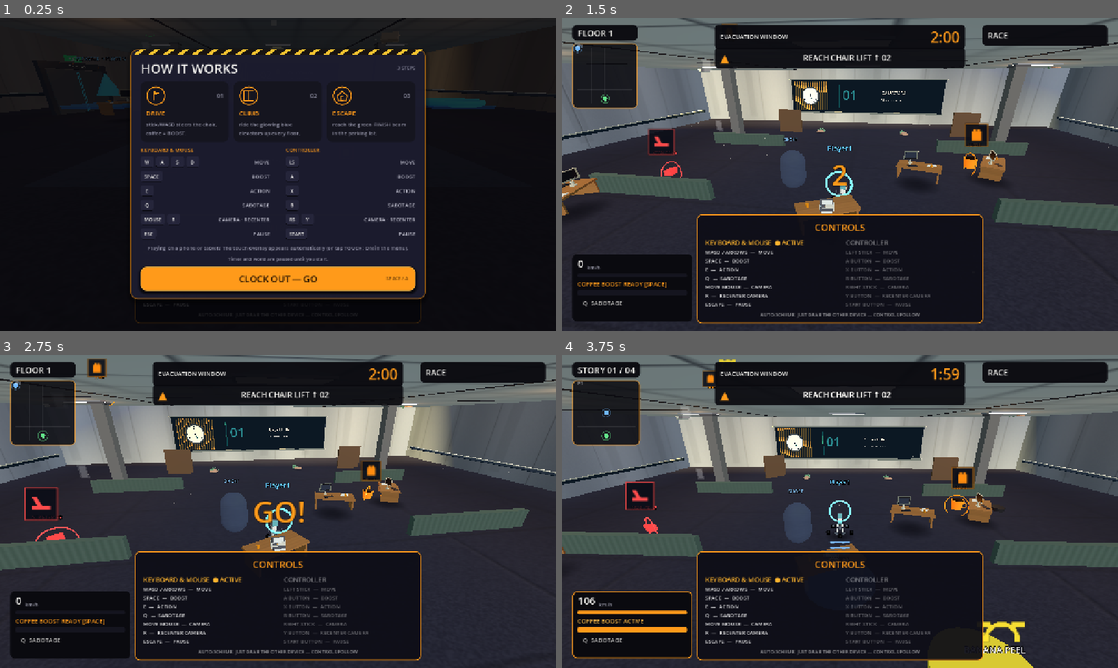
Above: before the commit, frames 1-4 (two rows, left to right).
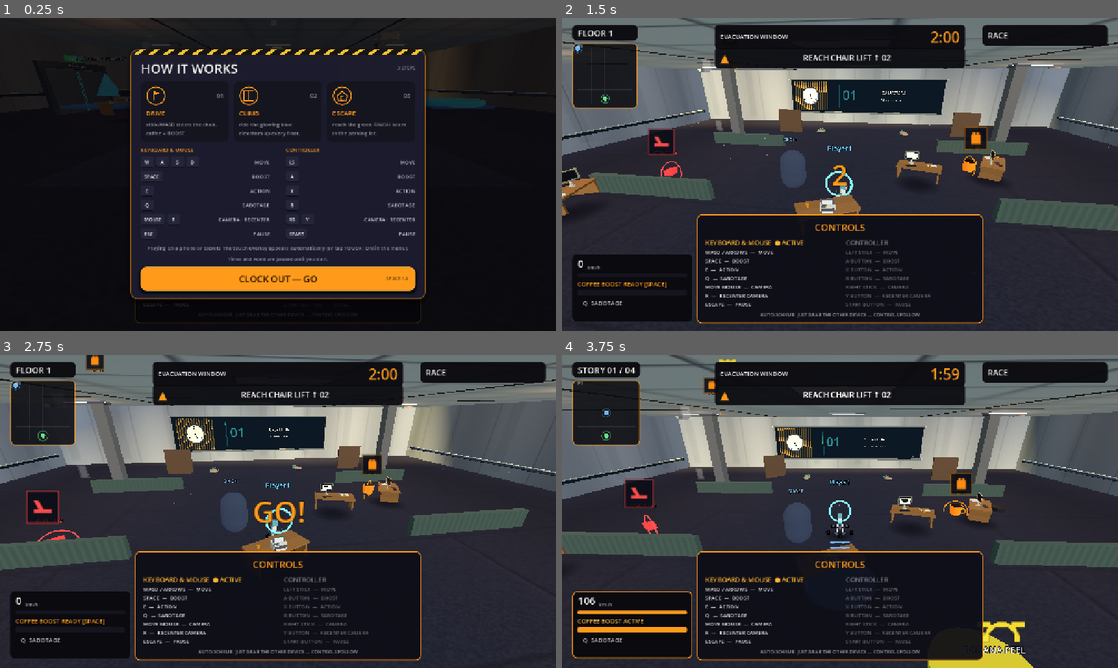
Above: after the commit, the same moments.

Repository: jiracipika/friday-evacuation
Game: Godot game, scene res://scenes/Evacuation.tscn
Same seed, same stepped clock (60 frames per second), same inputs: the game is played once before the commit and once after it. This scene is started directly instead of the project's main scene.
Inputs (mouse positions are in pixels of both pictures, inside the frame that each line leads up to):
- Up to frame 1 (0.25 s): no input
- Up to frame 2 (1.5 s): click "CLOCK OUT — GO" at 0.5 s; tap Enter (ui_accept) at 1.25 s; move the mouse to (867, 174) at 1.27 s; hold W (move_forward) from 1.28 s (still down); hold E (action) from 1.28 s (still down); click (867, 174) at 1.42 s
- Up to frame 3 (2.75 s): keep holding W (move_forward); tap Enter (ui_accept) at 1.52, 1.82, 2.27, 2.57 s; move the mouse to (250, 511) at 2.02 s; release E (action) at 2.03 s; tap Space (boost) at 2.1 s
- Up to frame 4 (3.75 s): keep holding W (move_forward); move the mouse to (851, 505) at 2.77 s; hold R (recenter_camera) 2.78-3.53 s; move the mouse to (834, 517) at 3.52 s; tap Q (sabotage) at 3.6 s; click (834, 517) at 3.67 s

The runs differ from the first frame. In frame 1, less than 0.1% of the frame differs, in the area x 19-23%, y 22-28%; in frame 2, 0.5%; in frame 3, 1.2%, in the area x 4-72%, y 0-63%; in frame 4, 1.0%.

Commit message:
art: lighting direction — warm exit/power-up pools, stairwell cool tint, flickering troffer pulse (Enhanced-gated)

Diff:
--- a/scripts/ArtLightingTest.gd
+++ b/scripts/ArtLightingTest.gd
@@ -38,6 +38,154 @@
 		check(maximum - minimum > 0.15, "floor %d has deliberate light hierarchy" % floor_y)
 		check(safe, "floor %d local pools have bounded range and no shadows" % floor_y)
 	check(total == 36, "no added ceiling lights")
+
+	# --- ART DIRECTION GATE: OFF pins the pre-slice scene ----------------
+	# Standard/LOW must render identically to before the slice: no warm-pool
+	# containers anywhere and exact base grid colors restored on floor 3.
+	scene.set_art_direction_lighting(false)
+	await process_frame
+	var pools_off := 0
+	for child in scene.get_children():
+		if String(child.name).begins_with("ArtPools_F"):
+			pools_off += 1
+	check(pools_off == 0, "gate OFF removes every ArtPools container")
+	var tint_restored := true
+	var stair_group: Node = scene.get_node("CeilingLights_12")
+	for light in stair_group.find_children("*", "OmniLight3D", true, false):
+		if light.has_meta("base_color") \
+				and (light as OmniLight3D).light_color != (light.get_meta("base_color") as Color):
+			tint_restored = false
+	check(tint_restored, "gate OFF restores exact stairwell base colors")
+
+	# --- ART DIRECTION GATE: ON builds the cull-registered warm pools ----
+	scene.set_art_direction_lighting(true)
+	await process_frame
+	var pools_on := 0
+	for child in scene.get_children():
+		if String(child.name).begins_with("ArtPools_F"):
+			pools_on += 1
+	check(pools_on == 4, "gate ON builds one ArtPools container per floor")
+	var cull_registered := true
+	for floor_index in range(4):
+		var found := false
+		for node in scene._floor_groups.get(floor_index, []):
+			if String(node.name).begins_with("ArtPools_F"):
+				found = true
+		cull_registered = cull_registered and found
+	check(cull_registered, "ArtPools containers ride the floor culling groups")
+	var art_lights: Array = []
+	for floor_index in range(4):
+		var pools: Node = scene.get_node("ArtPools_F%d" % floor_index)
+		art_lights.append_array(pools.find_children("*", "OmniLight3D", true, false))
+	var expected_pools := 3  # one warm pool per portal EXIT sign
+	for pu in scene._pickups:
+		if is_instance_valid(pu):
+			expected_pools += 1
+	check(art_lights.size() == expected_pools,
+		"one pool per EXIT sign + per live pickup (%d == %d)" % [art_lights.size(), expected_pools])
+	var pool_safe := true
+	var pool_warm := true
+	for light in art_lights:
+		var l := light as OmniLight3D
+		pool_safe = pool_safe and not l.shadow_enabled and l.omni_range <= 5.0
+		pool_warm = pool_warm and l.light_color.r > l.light_color.b
+	check(pool_safe, "art pools are small-range and shadow-free")
+	check(pool_warm, "art pools read warm (guide-light language)")
+	# Warm pool per pickup must sit at the pickup's spawn XZ (it never moves
+	# in XZ), pendant-height over the carpet — not orbiting with the bobbing
+	# pickup and not saturating the texels directly beneath it.
+	var pickup_pool_ok := true
+	for pu in scene._pickups:
+		if not is_instance_valid(pu):
+			continue
+		var matched := false
+		for light in art_lights:
+			var l := light as OmniLight3D
+			var dxz := Vector2(l.position.x, l.position.z).distance_to(Vector2(pu.position.x, pu.position.z))
+			if dxz < 0.6 and absf(l.position.y - (float(pu.get("base_y")) + 0.9)) < 0.1:
+				matched = true
+		pickup_pool_ok = pickup_pool_ok and matched
+	check(pickup_pool_ok, "every pickup has its warm pool at the spawn XZ")
+
+	# --- STAIRWELL COOL TINT (Enhanced only) -----------------------------
+	# Colors shift cooler on floor 3's grid; energies stay put so the
+	# deliberate hierarchy survives (checked live, same frame — the random
+	# flicker pulse only ever touches energy, never color).
+	var tinted := 0
+	for light in stair_group.find_children("*", "OmniLight3D", true, false):
+		if not light.has_meta("base_color"):
+			continue
+		if (light as OmniLight3D).light_color != (light.get_meta("base_color") as Color):
+			tinted += 1
+		var cooler := (light as OmniLight3D).light_color
+		var base := light.get_meta("base_color") as Color
+		if (light as OmniLight3D).light_color != base:
+			# Cooler = warm red pulled down, blue never pulled down (lane
+			# lights start at b=1.0, so blue can only hold or rise).
+			check(cooler.r < base.r and cooler.b >= base.b,
+				"stairwell tint moves toward blue on role %s" % String(light.get_meta("light_role")))
+	check(tinted > 0, "gate ON tints the stairwell grid cooler")
+	var other_floor_groups_cool := true
+	for floor_y in [0, 6, 18]:
+		for light in scene.get_node("CeilingLights_%d" % floor_y).find_children("*", "OmniLight3D", true, false):
+			if light.has_meta("base_color") \
+					and (light as OmniLight3D).light_color != (light.get_meta("base_color") as Color):
+				other_floor_groups_cool = false
+	check(other_floor_groups_cool, "tint never leaks onto office floors")
+
+	# --- FLICKER MATCHED PULSE (world-density pass wiring, pinned here) --
+	# The flicker is NOT emissive-only: every flagged troffer must have a
+	# sibling grid OmniLight at the same XZ for _tick_light_flicker to dim
+	# in rhythm (one flickering troffer per floor minimum, one light each).
+	var flicker_wired := true
+	var flicker_floors := {}
+	for floor_y in [0, 6, 12, 18]:
+		var group: Node = scene.get_node("CeilingLights_%d" % floor_y)
+		for panel in group.find_children("*", "MeshInstance3D", true, false):
+			if not panel.has_meta("flicker"):
+				continue
+			flicker_floors[floor_y] = true
+			var panel_xz := Vector2(panel.position.x, panel.position.z)
+			var has_sibling := false
+			for candidate in group.find_children("*", "OmniLight3D", true, false):
+				if Vector2(candidate.position.x, candidate.position.z).distance_to(panel_xz) < 0.5:
+					has_sibling = true
+			flicker_wired = flicker_wired and has_sibling
+	check(flicker_wired, "every flicker troffer has a matched grid light at its XZ")
+	check(flicker_floors.size() == 4, "each floor has at least one flicker troffer")
+
+	# --- LIVE FLICKER PULSE: the matched OmniLight really dips -----------
+	# Force an event (_flicker_t <= 0 makes the next tick fire) and sample
+	# grid-light energies across the pulse window with WALL timers — headless
+	# frame counts accumulate almost no wall time, so timers are the only
+	# honest clock for the tween-driven pulse.
+	var all_grid_lights: Array = []
+	var base_energies := {}
+	for floor_y in [0, 6, 12, 18]:
+		for light in scene.get_node("CeilingLights_%d" % floor_y).find_children("*", "OmniLight3D", true, false):
+			all_grid_lights.append(light)
+			base_energies[light.get_instance_id()] = (light as OmniLight3D).light_energy
+	scene._flicker_t = 0.0
+	scene._tick_light_flicker(0.016)
+	var min_energies := {}
+	for light in all_grid_lights:
+		min_energies[light.get_instance_id()] = (light as OmniLight3D).light_energy
+	for i in range(16):
+		await create_timer(0.04).timeout
+		for light in all_grid_lights:
+			var id: int = light.get_instance_id()
+			min_energies[id] = minf(min_energies[id], (light as OmniLight3D).light_energy)
+	var dipped := false
+	for light in all_grid_lights:
+		var id: int = light.get_instance_id()
+		dipped = dipped or min_energies[id] < float(base_energies[id]) * 0.5
+	check(dipped, "flicker pulse dips a matched OmniLight to half energy")
+	var restored := true
+	for light in all_grid_lights:
+		var id: int = light.get_instance_id()
+		restored = restored and absf((light as OmniLight3D).light_energy - float(base_energies[id])) < 0.01
+	check(restored, "flicker pulse restores every grid light's base energy")
+
 	scene.queue_free()
 	await process_frame
 	print("ArtLightingTest: %d checks, %d failures" % [checks, failures])
--- a/scripts/Evacuation.gd
+++ b/scripts/Evacuation.gd
@@ -53,6 +53,20 @@
 const CULL_HIDE_DISTANCE_FLOORS := 2
 const CULL_LIGHT_DISTANCE_FLOORS := 1
 
+## LIGHTING ART DIRECTION (Enhanced-only): warm guide pools + stairwell
+## cool tint. Standard/LOW must render the pre-slice look EXACTLY, so the
+## gated nodes are never built at quality 0 and the tint restores exact
+## base colors. Settings._apply_graphics_quality drives this live on the
+## current scene; the persisted cfg value seeds the gate at scene build.
+var _art_lighting_enabled := false
+## Warm = "valuable / this way" in the light language (same hue family as
+## the portal grid pool). Pool lights live in per-floor ArtPools containers
+## registered with the floor culling groups — NEVER as children of pickups
+## (pickups spin; a child light would orbit) and never inside CeilingLights
+## groups (ArtLightingTest pins the nine-light grid budget there).
+const ART_WARM := Color(1.0, 0.72, 0.45)
+var _pickups: Array[Node] = []  # staging for art pools; pickups never move in XZ
+
 ## Nodes
 @onready var countdown_label: Label3D = $Arena/CountdownLabel
 @onready var timer_label: Label = $UI/TimerLabel
@@ -62,6 +76,11 @@
 # --- LIFECYCLE ---
 
 func _ready() -> void:
+	# Seed the art-direction gate from the persisted quality preset (same
+	# cfg the Settings panel owns; default 0 = Standard = additions off).
+	var quality_cfg := ConfigFile.new()
+	quality_cfg.load("user://settings.cfg")
+	_art_lighting_enabled = int(quality_cfg.get_value("graphics", "quality", 0)) >= 1
 	_setup_arena()
 	_style_results_panel()
 	# UI SLICE: portrait in-match hint (rotate your phone / tap to continue).
@@ -466,6 +485,9 @@
 	# AFTER obstacles/dressing exist so it reads real footprints (GL
 	# Compatibility has no SSAO; discs are cheap unshaded quads).
 	_spawn_floor_blob_shadows()
+	# LIGHTING ART DIRECTION: warm exit-sign/power-up pools + stairwell tint.
+	# Last, so the pools can anchor to portals and spawned pickups.
+	set_art_direction_lighting(_art_lighting_enabled)
 
 # --- PHASE 4A THEMED FLOORS ---
 
@@ -1449,7 +1471,13 @@
 			# lane. Reuse the existing nine lights, but stop every fixture
 			# washing almost the entire 40m floor with its 22m range.
 			var is_lane: bool = x == 0.0
-			light.light_color = Color(0.72, 0.84, 1.0) if is_lane else Color(1.0, 0.78, 0.55)
+			var base_tint := Color(0.72, 0.84, 1.0) if is_lane else Color(1.0, 0.78, 0.55)
+			light.light_color = base_tint
+			# Art-direction bookkeeping: role + Standard base color, so the
+			# Enhanced stairwell tint can restore exactly (base colors are
+			# the Standard look by definition).
+			light.set_meta("light_role", "lane" if is_lane else "perimeter")
+			light.set_meta("base_color", base_tint)
 			light.light_energy = 0.58 if is_lane else 1.25
 			light.omni_range = 12.0 if is_lane else 15.0
 			light.shadow_enabled = false
@@ -1462,6 +1490,8 @@
 				light.light_color = Color(1.0, 0.72, 0.45)
 				light.light_energy = 1.6
 				light.omni_range = 9.0
+				light.set_meta("light_role", "portal_pool")
+				light.set_meta("base_color", Color(1.0, 0.72, 0.45))
 			light_group.add_child(light)
 
 			# GRAPHICS PASS: recessed troffer panels (frame + emissive lens)
@@ -1611,6 +1641,114 @@
 			if (light as OmniLight3D).visible == enabled:
 				continue
 			(light as OmniLight3D).visible = enabled
+
+# --- LIGHTING ART DIRECTION (Enhanced-only additions) -----------------------
+# Warm guide pools (exit signage, power-ups) + a slightly cooler stairwell.
+# The gate is the quality system: Settings._apply_graphics_quality calls
+# set_art_direction_lighting() on the live scene, and the persisted preset
+# seeds it at build. At Standard (quality 0) NONE of this exists — no pool
+# nodes are built and grid colors stay the Standard base colors — so the
+# LOW render is identical to the pre-slice scene by construction.
+
+## Public quality-gate entry point. Idempotent; safe to call every preset
+## change. Pool containers ride the floor culling groups (registered like
+## CeilingLights), so adjacency culling drops their lights and far floors
+## hide them wholesale — no culling exceptions added.
+func set_art_direction_lighting(enabled: bool) -> void:
+	_art_lighting_enabled = enabled
+	_apply_stairwell_tint(enabled)
+	if enabled:
+		_build_art_pools()
+	else:
+		_clear_art_pools()
+
+## Slightly cooler tint on the stairwell floor (index 2, y=12): concrete
+## dexterity floor reads as a cold bunker between warm office floors.
+## Energies are untouched, so the deliberate light hierarchy survives; the
+## portal pool stays the warmest thing on the floor (traversal cue).
+const STAIRWELL_COOL := {
+	"lane": Color(0.60, 0.74, 1.0),
+	"perimeter": Color(0.74, 0.83, 1.0),
+	"portal_pool": Color(0.94, 0.80, 0.62),
+}
+
+func _apply_stairwell_tint(enabled: bool) -> void:
+	var stair_group := get_node_or_null("CeilingLights_12")
+	if stair_group == null:
+		return
+	for light in stair_group.find_children("*", "OmniLight3D", true, false):
+		if not light.has_meta("base_color"):
+			continue
+		var base: Color = light.get_meta("base_color")
+		var role := String(light.get_meta("light_role", ""))
+		if enabled and STAIRWELL_COOL.has(role):
+			light.light_color = STAIRWELL_COOL[role]
+		else:
+			light.light_color = base
+
+func _build_art_pools() -> void:
+	if get_node_or_null("ArtPools_F0"):
+		return
+	for floor_index in range(4):
+		var pools := Node3D.new()
+		pools.name = "ArtPools_F%d" % floor_index
+		add_child(pools)
+		_register_floor_node(floor_index, pools)
+	# Warm pool under each EXIT sign: the green sign marks the way out, the
+	# warm pool marks it on the FLOOR and on the door approach so it reads
+	# from across the room under the cool lane light. Portal local +Z faces
+	# the room; the light hangs chest-height on the approach side of the
+	# doors (sign box sits at local y 3.62) — high enough to spread, low
+	# enough to keep the green sign the brightest thing in the alcove.
+	for portal in get_tree().get_nodes_in_group("elevator_portals"):
+		var p := portal as Node3D
+		var portal_floor := clampi(int(roundf(p.position.y / 6.0)), 0, 3)
+		var pool := _make_art_pool(ART_WARM, 1.2, 5.0)
+		pool.position = p.to_global(Vector3(0, 2.2, 1.0))
+		(get_node("ArtPools_F%d" % portal_floor) as Node3D).add_child(pool)
+	# Warm pool at each power-up's spawn XZ, hung ~1m over the carpet like a
+	# pendant: low enough to pool on the floor, high enough that the pool
+	# spreads instead of blowing a white disc (an omni centimetres above a
+	# plane saturates the texels directly beneath it). Pickups are static in
+	# XZ (they bob/spin their own meshes only), so a floor-level pool tracks
+	# the pickup for life and dies with it — a collected pickup must not
+	# leave an orphan pool of "valuable" light behind.
+	for pu in _pickups:
+		if not is_instance_valid(pu):
+			continue
+		var base_y := float(pu.get("base_y"))
+		var pu_floor := clampi(int(roundf((base_y - 0.5) / 6.0)), 0, 3)
+		var pool := _make_art_pool(ART_WARM, 0.85, 3.0)
+		pool.position = Vector3(pu.position.x, base_y + 0.9, pu.position.z)
+		(get_node("ArtPools_F%d" % pu_floor) as Node3D).add_child(pool)
+		# Die with the pickup (collected pickups must not leave an orphan
+		# pool of "valuable" light). Weakref capture: a strong lambda capture
+		# of the pool prints freed-capture errors on scene teardown when the
+		# pool dies first; the WeakRef object itself is RefCounted and never
+		# triggers that path, and get_ref() is null once the pool is gone.
+		var pool_ref: WeakRef = weakref(pool)
+		pu.tree_exiting.connect(func():
+			var p := pool_ref.get_ref() as Node
+			if p:
+				p.queue_free())
+
+func _make_art_pool(color: Color, energy: float, radius: float) -> OmniLight3D:
+	var light := OmniLight3D.new()
+	light.light_color = color
+	light.light_energy = energy
+	light.omni_range = radius
+	light.shadow_enabled = false  # compat renderer: no real-time casters, ever
+	light.light_bake_mode = OmniLight3D.BAKE_STATIC
+	light.set_meta("art_pool", true)
+	return light
+
+func _clear_art_pools() -> void:
+	for floor_index in range(4):
+		var pools := get_node_or_null("ArtPools_F%d" % floor_index)
+		if pools:
+			var group_arr: Array = _floor_groups.get(floor_index, [])
+			group_arr.erase(pools)
+			pools.queue_free()
 
 func _setup_environment() -> void:
 	var world = get_node_or_null("WorldEnvironment") as WorldEnvironment
@@ -1952,6 +2090,9 @@
 			rng.randf_range(-12, 12)
 		)
 		add_child(pu)
+		# Art pools anchor to the spawn XZ (pickups never move in XZ — only
+		# bob/spin their own meshes), so staging the node reference is enough.
+		_pickups.append(pu)
 
 # --- PLAYER SPAWN ---
 
--- a/scripts/Settings.gd
+++ b/scripts/Settings.gd
@@ -731,6 +731,13 @@
 		key.directional_shadow_blend_splits = true
 		key.shadow_bias = 0.05
 		key.shadow_normal_bias = 1.0
+	# LIGHTING ART DIRECTION: Enhanced-only warm pools (exit signage,
+	# power-ups) + stairwell cool tint live in the race scene and ride its
+	# floor culling groups. Standard must render the pre-slice look exactly,
+	# so the scene builds/tears the gated nodes here on every preset change
+	# ( Evacuation.set_art_direction_lighting — no-op in menu scenes).
+	if root.has_method("set_art_direction_lighting"):
+		root.set_art_direction_lighting(enhanced)
 
 func _close() -> void:
 	closed.emit()
